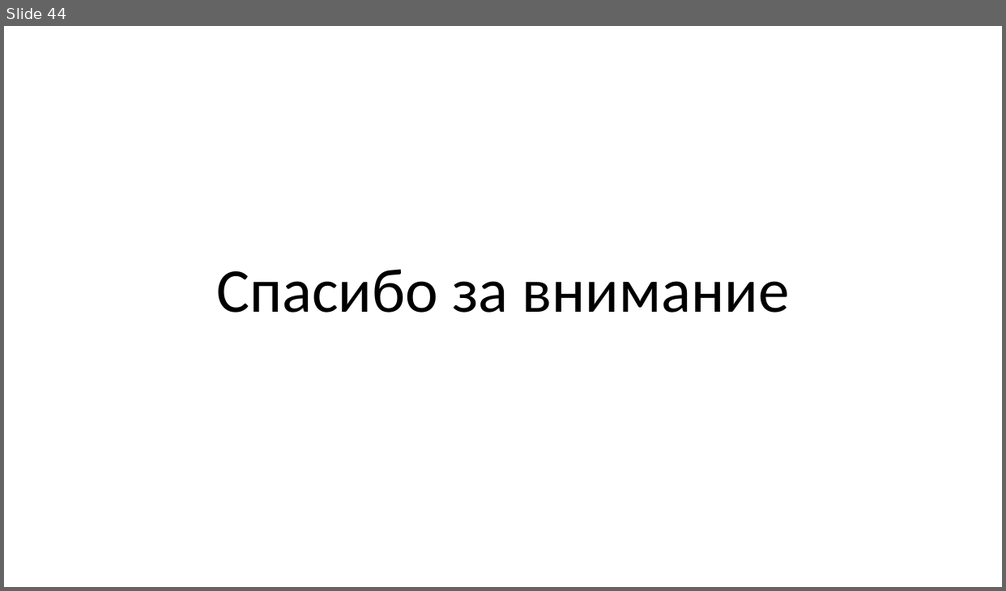
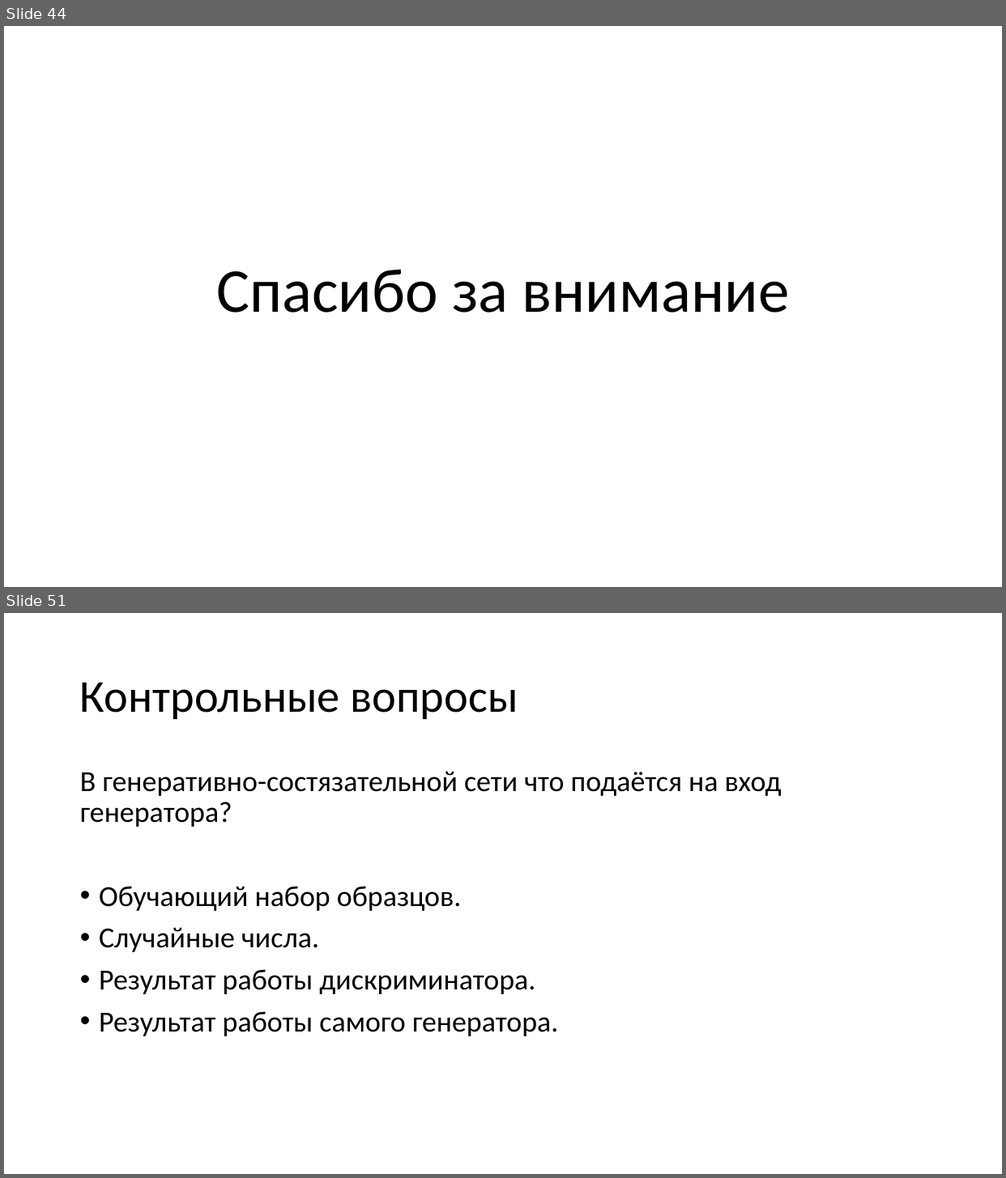
Before and after one commit to mosalov/AI_main_lectures, a slide deck: Лекция 13 05_05_2021.pptx. Shown one above the other, each under a label of ours: slide 44 before the commit, slides 44 and 51 after it; the slides between them are not shown. The pictures are 1006x591 and 1006x1178 pixels, drawn with LibreOffice and Linux fonts; fonts in the diff are those of the drawing. Boxes give left, top, right and bottom in pixels: in the first picture for what was removed or moved away, otherwise in the second. Text is boxed around its words. In the diff, an @@ line names an element or a change of style, - is before the commit and + after.

Commit message:
Добавлены вопросы к лекциям №№11 и 13.

```diff
--- a/Лекция 13 05_05_2021.pptx
+++ b/Лекция 13 05_05_2021.pptx
@@ slide 51 added at [4,613,1002,1174], background #FFFFFF @@
@@ title added at [80,682,518,719], 44 pt, text #000000 @@
+Контрольные вопросы
@@ text added at [80,771,782,1037], 28 pt, text #000000 @@
+В генеративно-состязательной сети что подаётся на вход генератора?
+• Обучающий набор образцов.
+• Случайные числа.
+• Результат работы дискриминатора.
+• Результат работы самого генератора.
```
Also in this commit, not shown: 1 slide changed, 5 other slides added, 3 other files.
